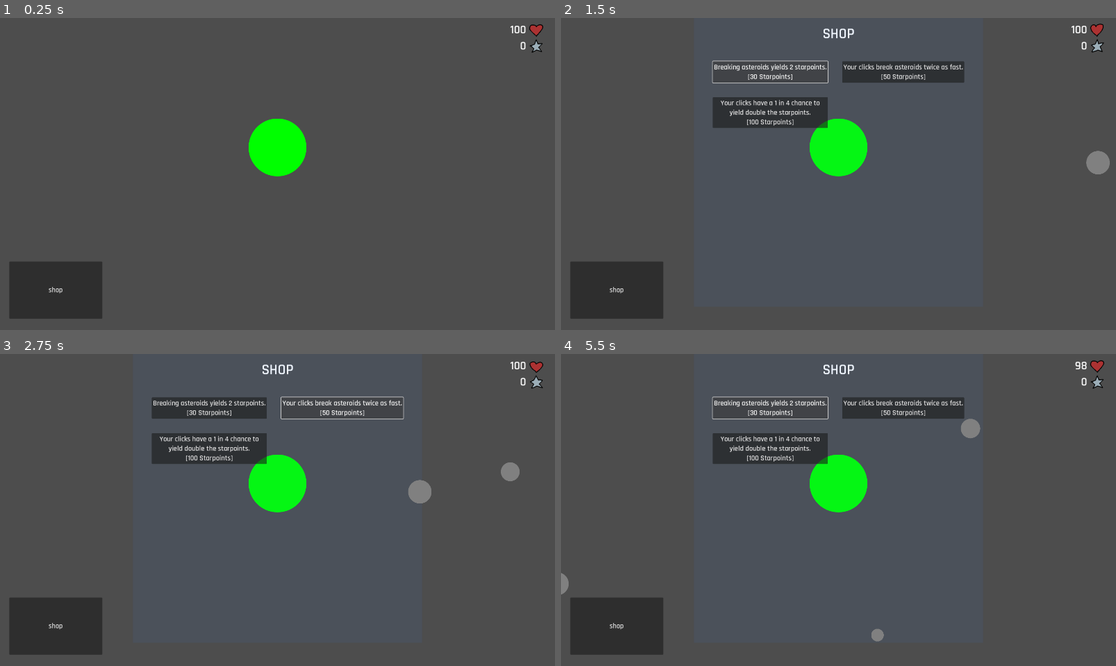
Above: before the commit, frames 1-4 (two rows, left to right).
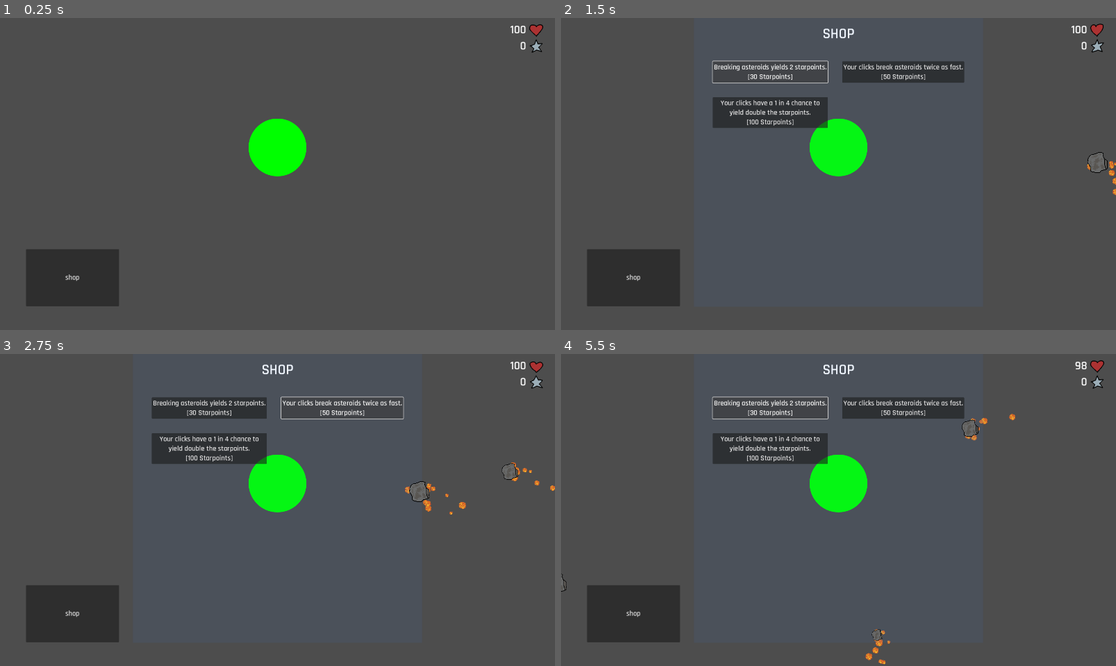
Above: after the commit, the same moments.

Repository: Paracosms/uni-jam
Game: Godot game, scene res://scenes/main.tscn
Two runs of this game, one before a commit and one after it. Both use one fixed random seed, a clock stepped at 60 frames per second and the inputs below. Sound files missing from this copy of the repository are replaced by a short silence.
Inputs:
- Up to frame 1 (0.25 s): no input
- Up to frame 2 (1.5 s): click "shop" at 0.5 s; click "Breaking asteroids yields 2 s…" at 1.25 s
- Up to frame 3 (2.75 s): click "Your clicks break asteroids t…" at 2 s
- Up to frame 4 (5.5 s): click "Your clicks have a 1 in 4 cha…" at 2.75 s; click "shop" at 3.5 s; click "shop" at 4.25 s; click "Breaking asteroids yields 2 s…" at 5 s

The runs differ from the first frame. In frame 1, 2.2% of the frame differs, in the area x 1-22%, y 74-97%; in frame 2, 2.4%; in frame 3, 2.6%, in the area x 1-100%, y 34-97%; in frame 4, 2.6%.

Commit message:
Add asteroid chip and explosion effects with audio
Introduces chip and explosion sound effects for asteroids, including new audio assets and logic to play random sounds on chip and explosion events. Adds fire and chip particle effects to asteroid scenes, updates asteroid and main scripts to emit signals and handle effects, and adjusts UI/shop scene details. Also refines global multipliers to use integer types.

Diff:
--- a/scenes/asteroid.tscn
+++ b/scenes/asteroid.tscn
@@ -1,7 +1,8 @@
-[gd_scene load_steps=5 format=3 uid="uid://cafa1kp7jmpc5"]
+[gd_scene load_steps=6 format=3 uid="uid://cafa1kp7jmpc5"]
 
 [ext_resource type="Script" uid="uid://paykvh3r5l5g" path="res://scripts/asteroid.gd" id="1_6mo6b"]
 [ext_resource type="Texture2D" uid="uid://ctl1hiytwc25e" path="res://assets/sprites/asteroid.png" id="1_akfqu"]
+[ext_resource type="Texture2D" uid="uid://ccsviqut7bc6d" path="res://assets/sprites/fire.png" id="3_t4se3"]
 
 [sub_resource type="CircleShape2D" id="CircleShape2D_akfqu"]
 radius = 40.0
@@ -27,4 +28,19 @@
 [node name="CollisionShape2D" type="CollisionShape2D" parent="ClickArea"]
 shape = SubResource("CircleShape2D_6mo6b")
 
+[node name="fireParticles" type="CPUParticles2D" parent="."]
+z_index = -1
+amount = 12
+texture = ExtResource("3_t4se3")
+lifetime = 0.35
+lifetime_randomness = 0.58
+emission_shape = 1
+emission_sphere_radius = 40.0
+direction = Vector2(0, 0)
+spread = 180.0
+initial_velocity_min = 113.76
+initial_velocity_max = 325.88
+scale_amount_min = 0.1
+scale_amount_max = 0.25
+
 [connection signal="input_event" from="ClickArea" to="." method="_on_click_area_input_event"]
--- /dev/null
+++ b/scenes/asteroid_chip_particles.tscn
@@ -0,0 +1,21 @@
+[gd_scene load_steps=2 format=3 uid="uid://to7natsgt0xs"]
+
+[ext_resource type="Texture2D" uid="uid://ctl1hiytwc25e" path="res://assets/sprites/asteroid.png" id="1_0ofyb"]
+
+[node name="asteroidChipParticles" type="CPUParticles2D"]
+emitting = false
+amount = 4
+texture = ExtResource("1_0ofyb")
+lifetime = 0.35
+one_shot = true
+explosiveness = 1.0
+lifetime_randomness = 0.58
+emission_shape = 1
+emission_sphere_radius = 40.0
+direction = Vector2(0, 0)
+spread = 180.0
+gravity = Vector2(0, 988)
+initial_velocity_min = 113.76
+initial_velocity_max = 325.88
+scale_amount_min = 0.1
+scale_amount_max = 0.15
--- a/scenes/main.tscn
+++ b/scenes/main.tscn
@@ -16,19 +16,15 @@
 
 [node name="Globals" parent="." instance=ExtResource("4_jyhfs")]
 
-[node name="Asteroid" parent="." instance=ExtResource("1")]
-position = Vector2(960, -96)
-collision_layer = 1
-
 [node name="Earth" parent="." instance=ExtResource("2_0wfyh")]
 position = Vector2(960, 448)
 
 [node name="ToggleShop" type="Button" parent="."]
 z_index = 1
-offset_left = 32.0
-offset_top = 843.0
-offset_right = 354.0
-offset_bottom = 1041.0
+offset_left = 90.0
+offset_top = 800.0
+offset_right = 412.0
+offset_bottom = 998.0
 text = "shop"
 
 [connection signal="pressed" from="ToggleShop" to="." method="_on_change_scene_pressed"]
--- a/scenes/ui.tscn
+++ b/scenes/ui.tscn
@@ -5,6 +5,7 @@
 [ext_resource type="Texture2D" uid="uid://ygqyjex4xl27" path="res://assets/resources/starpoints.tres" id="2_x4jx1"]
 
 [node name="Ui" type="Control"]
+z_index = 1
 layout_mode = 3
 anchors_preset = 15
 anchor_right = 1.0
--- a/scripts/asteroid.gd
+++ b/scripts/asteroid.gd
@@ -4,6 +4,12 @@
 @export var speed: float = 350.0
 @export var health: int = 1
 var earth: Node2D = null
+var chipParticles = preload("res://scenes/asteroid_chip_particles.tscn")
+
+signal asteroidChipped
+signal asteroidExploded
+
+
 
 
 func _physics_process(delta):
@@ -20,24 +26,36 @@
 	if collision and collision.get_collider().is_in_group("earth"): # Earth -> StaticBody2D is now in "earth" group
 		#print("Hit Earth") # Debug, remove later if you want andrew
 		Globals.lives -= 1
+		emit_signal("asteroidExploded")
 		queue_free() # Destroys object
 
 func _process(_delta):
 	# Kill asteroids if they are dead # wow that sounds stupid
 	if health <= 0:
-  	### STARPOINTS AWARDED LOGIC ###
+
+		# Signal to play the explosion sound is emitted and sent to the main.gd because this asteroid is about to kill itself
+		emit_signal("asteroidExploded")
+
+		### STARPOINTS AWARDED LOGIC ###
 		var critActive : int = 0 #
 		if Globals.critEnabled && (randi() % 4) == 0: # Critical hit procs if a random integer between 0 - 3 is equal to 0 (aka 1 in 4 chance)
 			critActive = 1
-			print("Critical hit!")
+			#print("Critical hit!")
 		Globals.starPoints += Globals.baseYield + (Globals.baseYield * Globals.critMultiplier * critActive)
 		critActive = 0 # Prepares for next click
 		queue_free()
-
-		print("Asteroid Broken")
 
 
 func _on_click_area_input_event(_viewport: Node, event: InputEvent, _shape_idx: int) -> void:
 	if event is InputEventMouseButton and event.pressed and event.button_index == MOUSE_BUTTON_LEFT:
 		health -= Globals.clickDamage
+		var newParticles = chipParticles.instantiate()
+		add_child(newParticles)
+		newParticles.emitting = true
+		emit_signal("asteroidChipped")
+
+		# Kill particles when done (I doubt this saves much performance but ah well)
+		await get_tree().create_timer(newParticles.lifetime).timeout
+		newParticles.queue_free()
+
 		print("Health is now " + str(health) + ", you did " + str(Globals.clickDamage) + " damage")
--- a/scripts/globals.gd
+++ b/scripts/globals.gd
@@ -4,6 +4,6 @@
 var starPoints : int = 0
 var clickDamage : int = 1
 var baseYield : int = 100
-var yieldMultiplier : float = 1
-var critMultiplier : float = 1 # Such that a critMultiplier of n will yield n+1 starpoints
+var yieldMultiplier : int = 1
+var critMultiplier : int = 1 # Such that a critMultiplier of n will yield n+1 starpoints
 var critEnabled : bool = false
--- a/scripts/main.gd
+++ b/scripts/main.gd
@@ -4,6 +4,18 @@
 @onready var shop_scene = preload("res://scenes/shop.tscn")
 
 var shopOpened : bool = false
+var chipAudio = [
+	preload("res://assets/audio/Chip0.wav"),
+	preload("res://assets/audio/Chip1.wav"),
+	preload("res://assets/audio/Chip2.wav"),
+	preload("res://assets/audio/Chip3.wav")]
+var explosionAudio = [
+	preload("res://assets/audio/Explosion0.wav"),
+	preload("res://assets/audio/Explosion1.wav"),
+	preload("res://assets/audio/Explosion2.wav"),
+	preload("res://assets/audio/Explosion3.wav")]
+
+
 
 # Core Difficulty (0 - Easy, 1 - Hard)
 @export var difficulty = 0.5
@@ -89,6 +101,10 @@
 	# Thank you stack overflow for whatever this means
 	var earth_node = get_node("Earth")
 	asteroid.earth = earth_node
+
+	asteroid.connect("asteroidChipped", playChipSound)
+	asteroid.connect("asteroidExploded", playExplosionSound)
+
 	add_child(asteroid)
 	print("Asteroid spawned with " + str(snapped(asteroid.scale.x, 0.01)) + " scale, "
 									+ str(round(asteroid.speed)) + " speed, and "
@@ -113,6 +129,21 @@
 	else:
 		print("\nMeteor Failed\n")
 
+func playChipSound():
+	print("chip")
+	var soundPlayer = AudioStreamPlayer.new()
+	soundPlayer.stream = chipAudio.pick_random()
+	add_child(soundPlayer)
+	soundPlayer.play()
+	soundPlayer.finished.connect(soundPlayer.queue_free)
+
+func playExplosionSound():
+	var soundPlayer = AudioStreamPlayer.new()
+	soundPlayer.stream = explosionAudio.pick_random()
+	add_child(soundPlayer)
+	soundPlayer.play()
+	soundPlayer.finished.connect(soundPlayer.queue_free)
+
 func _on_toggle_shop_pressed():
 	# Toggles the shop
 	if shopOpened:
Not shown, added: assets/audio/Chip0.wav.import
Not shown, added: assets/audio/Chip1.wav.import
Not shown, added: assets/audio/Chip2.wav.import
Not shown, added: assets/audio/Chip3.wav.import
Not shown, added: assets/audio/Explosion0.wav.import
Not shown, added: assets/audio/Explosion1.wav.import
Not shown, added: assets/audio/Explosion2.wav.import
Not shown, added: assets/audio/Explosion3.wav.import
Binary file added: assets/sprites/animations/fire.png
Not shown, added: assets/sprites/animations/fire.png.import
Binary file changed: assets/sprites/asteroid.png
Binary file added: assets/sprites/fire.png
(and 10 more such lines)
